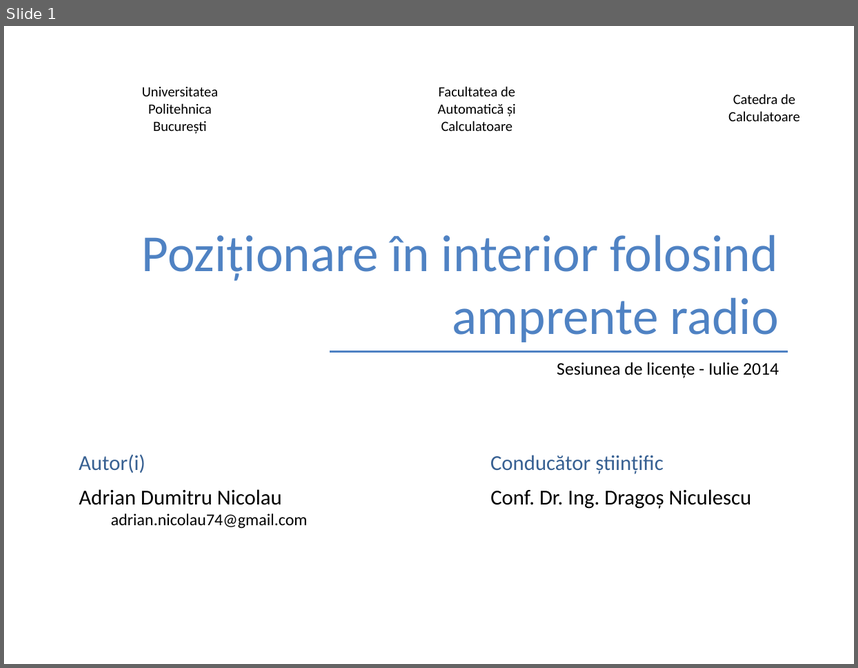
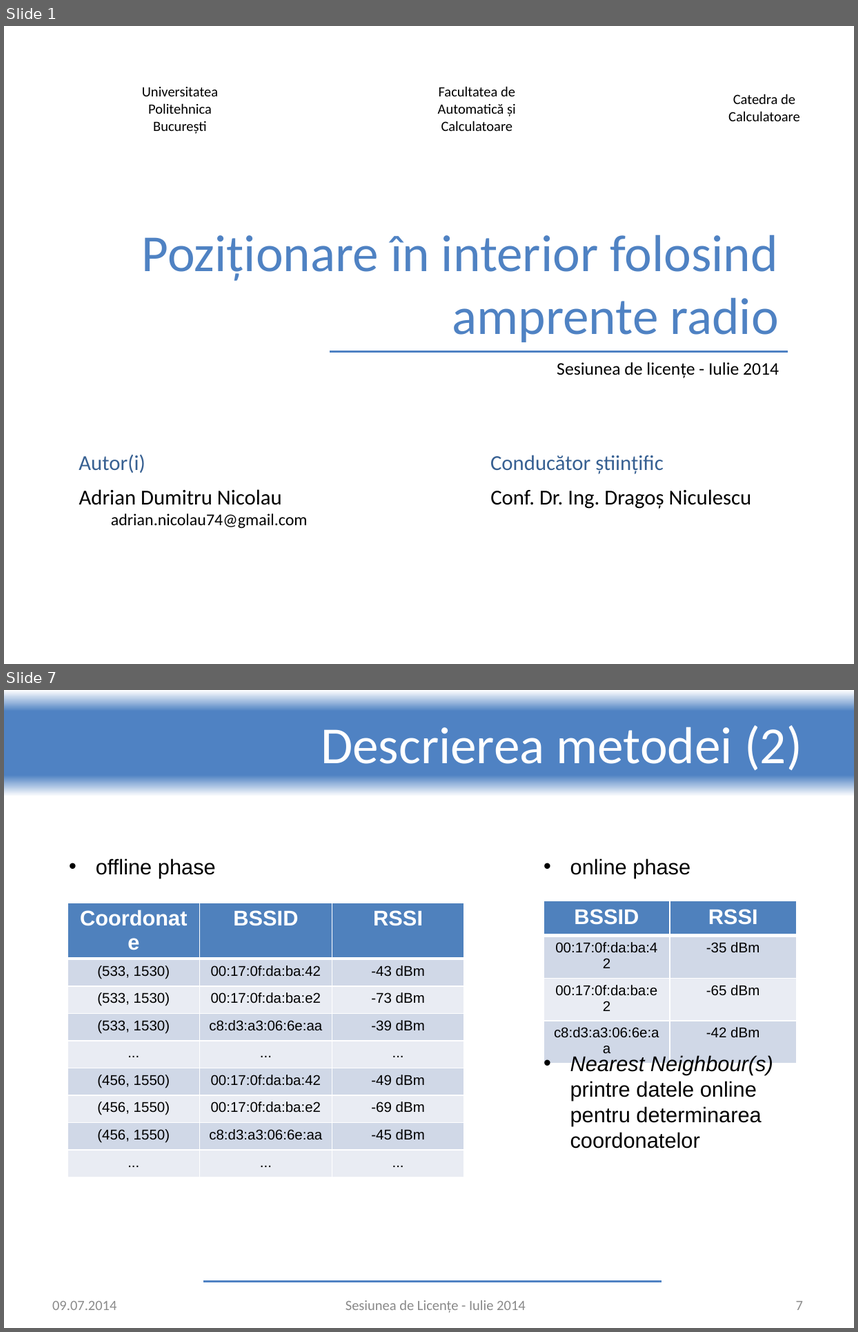
Before and after one commit to adrian-nicolau/radar, a slide deck: presentation.pptx. Shown one above the other, each under a label of ours: slide 1 before the commit, slides 1 and 7 after it; the slides between them are not shown. The pictures are 858x668 and 858x1332 pixels, drawn with LibreOffice and Linux fonts; fonts in the diff are those of the drawing; background and template pictures are left out. Boxes give left, top, right and bottom in pixels: in the first picture for what was removed or moved away, otherwise in the second. Text is boxed around its words. In the diff, an @@ line names an element or a change of style, - is before the commit and + after.

```diff
--- a/presentation.pptx
+++ b/presentation.pptx
@@ slide 7 added at [4,690,854,1328], background #FFFFFF @@
@@ rectangle added at [4,690,854,796], fill gradient #FFFFFF to #4F82C3 @@
@@ title added at [321,725,802,770], 44 pt, text #FFFFFF @@
+Descrierea metodei (2)
@@ text added at [96,858,216,878], 18 pt, text #000000 @@
+• offline phase
@@ text added at [570,858,691,878], 18 pt, text #000000 @@
+• online phase
@@ table added at [67,903,466,1158], 9 rows, 3 columns @@
+Coordonate | BSSID | RSSI
+(533, 1530) | 00:17:0f:da:ba:42 | -43 dBm
+(533, 1530) | 00:17:0f:da:ba:e2 | -73 dBm
+(533, 1530) | c8:d3:a3:06:6e:aa | -39 dBm
+... | ... | ...
+(456, 1550) | 00:17:0f:da:ba:42 | -49 dBm
+(456, 1550) | 00:17:0f:da:ba:e2 | -69 dBm
+(456, 1550) | c8:d3:a3:06:6e:aa | -45 dBm
+... | ... | ...
@@ table added at [544,901,797,1041], 4 rows, 2 columns @@
+BSSID | RSSI
+00:17:0f:da:ba:42 | -35 dBm
+00:17:0f:da:ba:e2 | -65 dBm
+c8:d3:a3:06:6e:aa | -42 dBm
@@ text added at [570,1054,773,1148], 18 pt, text #000000 @@
+• Nearest Neighbour(s) printre datele online pentru determinarea coordonatelor
@@ line added from (203, 1281) to (661, 1281), #4F82C3 1.5 pt @@
@@ text added at [52,1301,116,1310], 12 pt, text #8C8C8C @@
+09.07.2014
@@ text added at [346,1300,526,1312], 12 pt, text #898989 @@
+Sesiunea de Licențe - Iulie 2014
@@ page number added at [796,1301,803,1310], 12 pt, text #8C8C8C @@
+7
```
Also in this commit, not shown: 16 slides changed, 4 other slides added.
